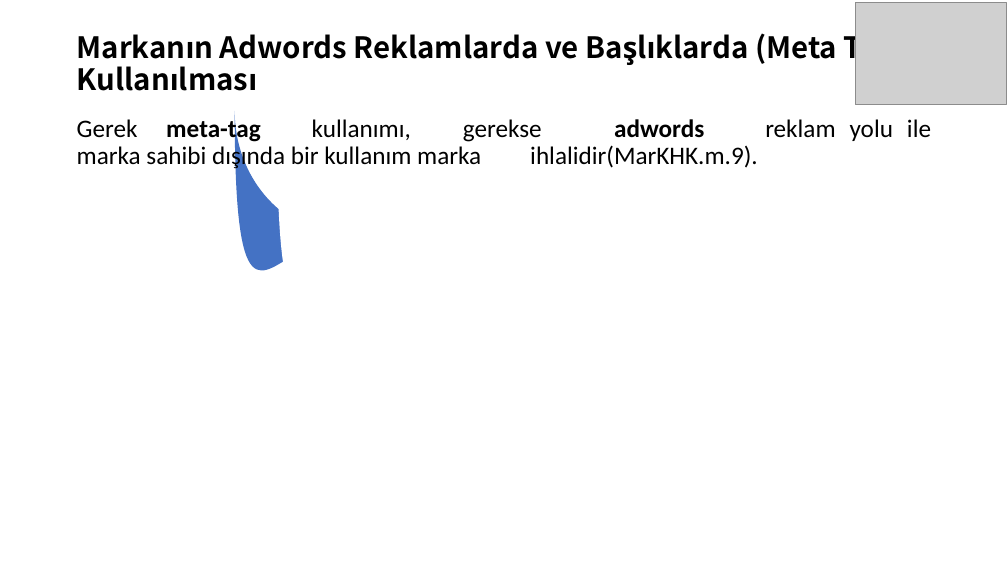
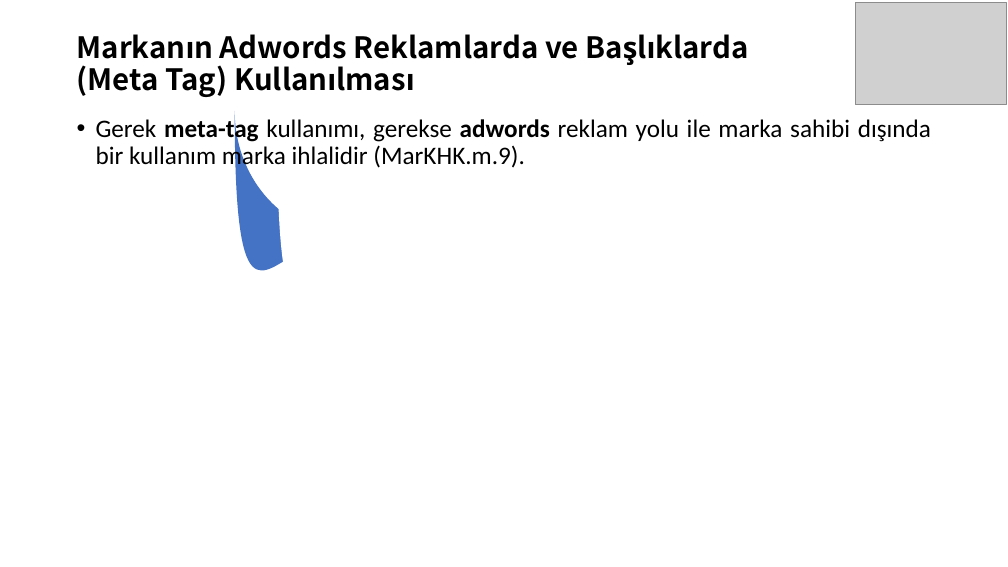
Before and after one commit to SevdanurGENC/IT-Law-Lecture-Notes, a slide deck: slide 19 of Bilisim-Hukuku/07. Bolum - BilisimHukuku.ppt. Drawn at 1008x567 pixels with LibreOffice and Linux fonts; fonts in the diff are those of the drawing; grey boxes stand for pictures. Boxes give left, top, right and bottom in pixels: in the first picture for what was removed or moved away, otherwise in the second. Text is boxed around its words. In the diff, an @@ line names an element or a change of style, - is before the commit and + after.

```diff
--- a/Bilisim-Hukuku/07. Bolum - BilisimHukuku.ppt
+++ b/Bilisim-Hukuku/07. Bolum - BilisimHukuku.ppt
@@ title "Markanın Adwords Reklamlarda ve Başlıklarda ..." rewrapped from [220, 29, 906, 67] to [77, 34, 579, 97] @@
@@ text at [96, 116, 931, 171]: text changed @@
-Gerek meta-tag kullanımı, gerekse adwords reklam yolu ile marka sahibi dışında bir kullanım marka ihlalidir(MarKHK.m.9).
+• Gerek meta-tag kullanımı, gerekse adwords reklam yolu ile marka sahibi dışında bir kullanım marka ihlalidir (MarKHK.m.9).
```
Also in this commit, not shown: 11 other slides changed.
